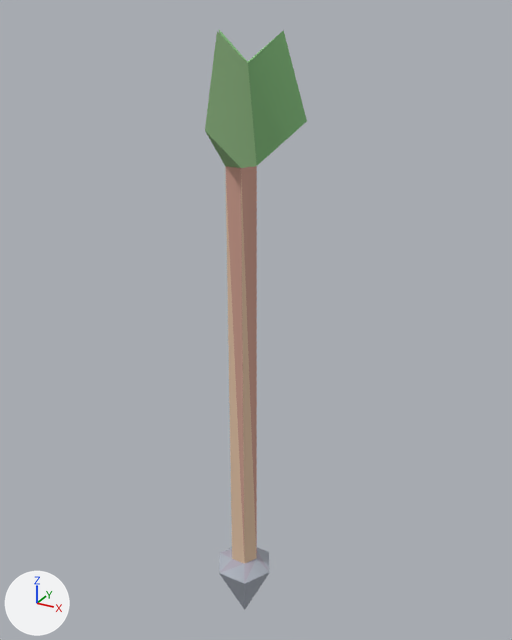
Two versions of the glTF model example_game/world/props/arrow.prop/model.glb, one commit apart.
Camera for both pictures: a 50 mm camera at (0.28, -0.472, 0.556) aimed at (0.006, 0.026, 0.307). Arrows for +X, +Y and +Z are at lower left; the lights stay in place. The picture after the commit comes second. Vertices at exactly the same position are counted once.

The scene before the commit, as lines of its bpy script (objects in view):
```python
me_model = bpy.data.meshes.new('model')
me_model.from_pydata(...)  # 28 vertices, 52 faces; spans x -0.044..0.044, y -0.038..0.038, z -0.02..0.541
me_model.materials.append(mat_style)
ob_model = bpy.data.objects.new('model', me_model)
ob_model.location = (0.0, 0.0, 0.0)
```
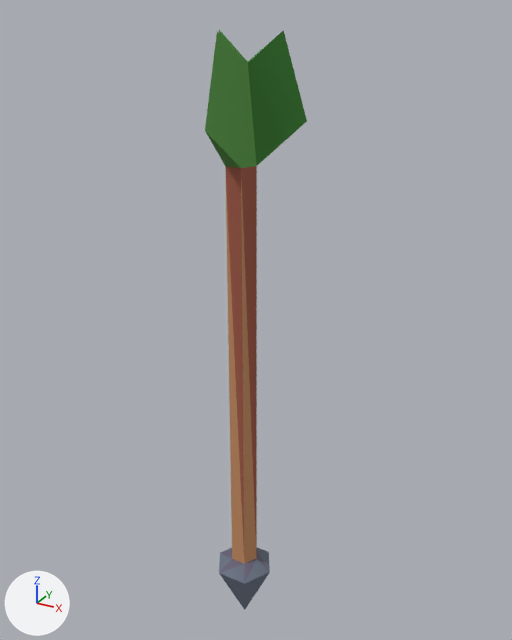
Where the change shows, as pixel boxes (x1, y1, x2, y2) in the pictures (512 x 640 px):
part 1 of me_model, recoloured (darker)
    both: (205, 30, 307, 168)
part 2 of me_model, recoloured (grey to greyish blue)
    both: (219, 548, 270, 610)
part 3 of me_model, recoloured (grey to greyish purple)
    both: (220, 548, 269, 582)
part 4 of me_model, recoloured (beige to brown)
    both: (225, 166, 257, 555)
part 5 of me_model, recoloured (beige to orange)
    both: (225, 168, 256, 564)

The edits, one by one:
me_model has 28 vertices, 52 faces and spans x -0.044..0.044, y -0.038..0.038, z -0.02..0.541.
me_model is used by ob_model.
me_model part 1: 22 faces centred in x -0.029..0.027, y -0.019..0.03, z 0.455..0.527 are repainted in the vertex colours; the middle colour goes from green #a4d096 to green #5fa04d.
me_model part 2: 12 faces centred in x -0.019..0.019, y -0.008..0.033, z 0.023..0.048 are repainted in the vertex colours; the middle colour goes from grey #adb3be to greyish blue #6a7384.
me_model part 3: 6 faces centred in x -0.017..0.017, y -0.004..0.029, z 0.051 are repainted in the vertex colours; the middle colour goes from grey #ada8b6 to greyish purple #6a6378.
me_model part 4: 6 faces centred in x -0.012..0.012, y 0.001..0.025, z 0.314 are repainted in the vertex colours; the middle colour goes from beige #d0a090 to brown #a05a47.
me_model part 5: 6 faces centred in x -0.012..0.012, y 0.001..0.025, z 0.185 are repainted in the vertex colours; the middle colour goes from beige #e4c4a7 to orange #c58d62.
